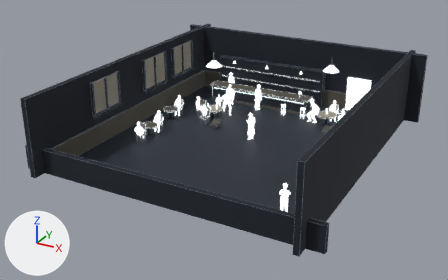
Two versions of the FBX model UnityClient/Assets/Resources/City/Places/醉客互相叫骂.fbx, one commit apart.
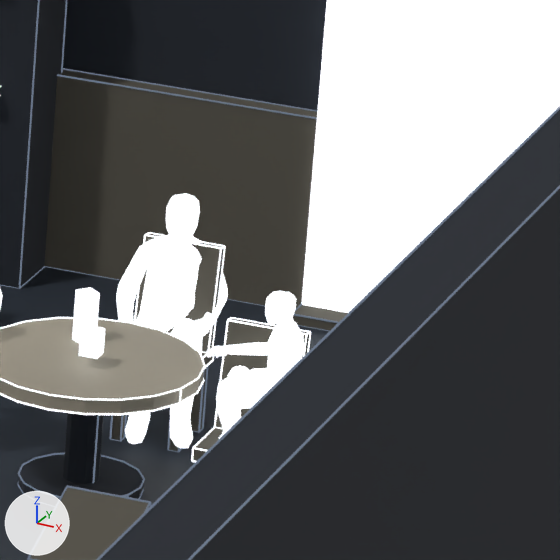
The first picture shows the older version from a 50 mm lens placed at (1075.8, 919.2, 15.3), pointed at (1059.5, 948.9, 0.5). The close-ups show the older and then the newer version on the part from 71% to 82% of the width and 30% to 47% of the height of that picture. Only the edits that show in the close-ups are written down. The axes (+X, +Y, +Z) are drawn at lower left. The lights are the same throughout. Where no turn or scale is listed for an object, it has been applied to the vertices. Vertices at exactly the same position are counted once.

In view in the first close-up: '东桌台面', '东桌柱', '东椅东椅背', '东椅北椅背', '东椅北腿-1-1', '东椅北腿1-1', '东椅北腿11', '东椅翻椅背', '右墙.003', '吧台背柜', '地板', '壳_东桌醉客1', '壳_东桌醉客2', '壳_门框', '描线_focus_醉客互相叫骂', '描线_focus_醉客互相叫骂_暗', '远墙.001', '远墙护墙' and 5 more.
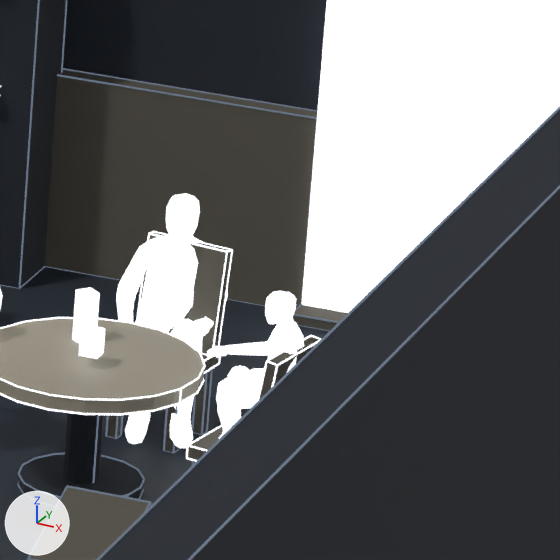
Where the newer file only moved an object's origin or applied its transform, the numbers keep the older frame.

Pixel boxes (x1, y1, x2, y2) of what changed, in the close-ups (560 x 560 px; the box of a moved part takes in the faces that stretch with it):
'描线_focus_醉客互相叫骂', reshaped: before (0, 86, 311, 462); after (0, 86, 321, 462)
'东椅北椅背', reshaped: before (136, 234, 224, 352); after (139, 233, 231, 354)
'东椅东椅背', reshaped: before (216, 319, 309, 428); after (259, 337, 318, 400)
'东椅北腿11', moved, turned: before (191, 367, 207, 431); after (193, 370, 211, 434)
'东椅北腿-1-1', moved: before (111, 415, 125, 440); after (107, 415, 122, 438)
'东椅北腿1-1', moved: before (169, 438, 181, 451); after (165, 406, 178, 452)
part 2 of me_描线_focus_醉客互相叫骂_mesh_001, moved or reshaped: before (214, 317, 232, 427); after (213, 249, 233, 357)
part 3 of me_描线_focus_醉客互相叫骂_mesh_001, moved or reshaped (not visible afterwards): before (232, 317, 309, 332)
part 4 of me_描线_focus_醉客互相叫骂_mesh_001, moved or reshaped: before (207, 245, 226, 351); after (256, 360, 278, 403)
part 5 of me_描线_focus_醉客互相叫骂_mesh_001, deleted: before (149, 232, 224, 246)
part 6 of me_描线_focus_醉客互相叫骂_mesh_001, moved or reshaped: before (145, 234, 311, 462); after (149, 231, 321, 462)
part 8 of me_描线_focus_醉客互相叫骂_暗_mesh_001, added: after (201, 372, 208, 435)
part 9 of me_描线_focus_醉客互相叫骂_暗_mesh_001, added: after (206, 369, 213, 432)
part 10 of me_描线_focus_醉客互相叫骂_暗_mesh_001, moved or reshaped (mostly hidden): before (109, 366, 208, 449); after (107, 410, 207, 466)

What changed in the scene script:
```text
Change me_东椅东椅背_001:
    remove me_东椅东椅背_001.from_pydata(...)  # 8 vertices, 12 faces; spans x -0.22..0.22, y -0.071..0.071, z -0.301..0.301
    add me_东椅东椅背_001.from_pydata(...)  # 8 vertices, 12 faces; spans x 0.085..0.309, y -0.484..0.014, z -0.301..0.301
    me_东椅东椅背_001 part 1
    me_东椅东椅背_001.vertices[0].co: (-0.22, -0.071, -0.293) -> (0.168, 0.014, -0.293)  # pixel (215, 427) -> not seen
    me_东椅东椅背_001.vertices[1].co: (-0.22, 0.012, 0.301) -> (0.25, 0.0, 0.301)  # pixel (228, 320) -> pixel (310, 336)
    me_东椅东椅背_001.vertices[2].co: (-0.22, -0.012, -0.301) -> (0.227, 0.004, -0.301)
    me_东椅东椅背_001.vertices[3].co: (-0.22, 0.071, 0.293) -> (0.309, -0.011, 0.293)  # pixel (231, 318) -> pixel (320, 340)
    me_东椅东椅背_001.vertices[4].co: (0.22, -0.071, -0.293) -> (0.085, -0.459, -0.293)
    me_东椅东椅背_001.vertices[5].co: (0.22, 0.012, 0.301) -> (0.167, -0.473, 0.301)  # pixel (306, 334) -> pixel (267, 361)
    me_东椅东椅背_001.vertices[6].co: (0.22, -0.012, -0.301) -> (0.143, -0.469, -0.301)
    me_东椅东椅背_001.vertices[7].co: (0.22, 0.071, 0.293) -> (0.226, -0.484, 0.293)  # pixel (309, 332) -> pixel (277, 365)
Change me_描线_focus_醉客互相叫骂_mesh_001:
    remove me_描线_focus_醉客互相叫骂_mesh_001.from_pydata(...)  # 5164 vertices, 7344 faces; spans x -7.5..7.5, y -8.5..8.5, z -0.2..2.0
    add me_描线_focus_醉客互相叫骂_mesh_001.from_pydata(...)  # 5244 vertices, 7344 faces; spans x -7.5..7.5, y -8.5..8.5, z -0.2..2.0
    me_描线_focus_醉客互相叫骂_mesh_001 part 2: the loose piece of 40 vertices spanning x 4.3, y 5.2..5.4, z 0.5..1.1 is moved by (-0.4, 1.0, 0.0)
    me_描线_focus_醉客互相叫骂_mesh_001 part 3: the loose piece of 12 vertices spanning x 4.3..4.8, y 5.4, z 1.1 is multiplied about its middle by the matrix ((0.0, -0.169, 0.0), (0.0, 0.0, -0.169), (0.169, 0.0, 0.0)), then moved by (0.2, -0.6, -0.6)
    me_描线_focus_醉客互相叫骂_mesh_001 part 4: the loose piece of 40 vertices spanning x 3.9, y 6.3..6.4, z 0.5..1.1 is moved by (0.8, -1.5, 0.0)
    me_描线_focus_醉客互相叫骂_mesh_001 part 5: the loose piece of 12 vertices spanning x 3.5..3.9, y 6.4, z 1.1 is deleted
    me_描线_focus_醉客互相叫骂_mesh_001 part 6: 6 vertices moved from x 3.5..4.8, y 4.9..6.4, z 0.5..1.1 to x 3.5..4.7, y 4.8..6.4, z 0.5..1.1; 165 vertices removed from x 3.5..4.8, y 4.9..6.4, z 0.4..1.1; 209 vertices added at x 3.4..4.9, y 4.8..6.5, z 0.4..1.1
    other edits to the shape of me_描线_focus_醉客互相叫骂_mesh_001 do not show in these pictures
Change me_东椅北椅背_001:
    remove me_东椅北椅背_001.from_pydata(...)  # 8 vertices, 12 faces; spans x -0.22..0.22, y -0.071..0.071, z -0.301..0.301
    add me_东椅北椅背_001.from_pydata(...)  # 8 vertices, 12 faces; spans x -0.22..0.275, y -0.106..0.102, z -0.301..0.301
    me_东椅北椅背_001 part 7
    me_东椅北椅背_001.vertices[0].co: (-0.22, -0.071, -0.293) -> (-0.22, -0.039, -0.293)
    me_东椅北椅背_001.vertices[1].co: (-0.22, 0.012, 0.301) -> (-0.208, 0.043, 0.301)  # pixel (145, 235) -> pixel (149, 233)
    me_东椅北椅背_001.vertices[2].co: (-0.22, -0.012, -0.301) -> (-0.212, 0.02, -0.301)
    me_东椅北椅背_001.vertices[3].co: (-0.22, 0.071, 0.293) -> (-0.2, 0.102, 0.293)  # pixel (149, 233) -> pixel (154, 232)
    me_东椅北椅背_001.vertices[4].co: (0.22, -0.071, -0.293) -> (0.256, -0.106, -0.293)  # pixel (207, 352) -> not seen
    me_东椅北椅背_001.vertices[5].co: (0.22, 0.012, 0.301) -> (0.267, -0.023, 0.301)  # pixel (220, 248) -> pixel (226, 251)
    me_东椅北椅背_001.vertices[6].co: (0.22, -0.012, -0.301) -> (0.264, -0.047, -0.301)
    me_东椅北椅背_001.vertices[7].co: (0.22, 0.071, 0.293) -> (0.275, 0.035, 0.293)  # pixel (224, 246) -> pixel (231, 250)
Change me_描线_focus_醉客互相叫骂_暗_mesh_001:
    remove me_描线_focus_醉客互相叫骂_暗_mesh_001.from_pydata(...)  # 10100 vertices, 12072 faces; spans x 1051.3..1068.7, y 940.5..959.5, z -0.1..4.5
    add me_描线_focus_醉客互相叫骂_暗_mesh_001.from_pydata(...)  # 10244 vertices, 12072 faces; spans x 1051.3..1068.7, y 940.5..959.5, z -0.1..4.5
    me_描线_focus_醉客互相叫骂_暗_mesh_001 part 8: the loose piece of 12 vertices spanning x 1063.9, y 956.3..956.4, z 0.0 is copied, and the copy is turned 90 degrees about the x axis through its middle and scaled by 7.14, then moved by (0.0, -0.1, 0.2); it spans x 1063.9, y 956.3, z 0.0..0.4
    me_描线_focus_醉客互相叫骂_暗_mesh_001 part 9: the loose piece of 12 vertices spanning x 1063.9, y 956.3..956.4, z 0.0 is copied, and the copy is turned 90 degrees about the x axis through its middle and scaled by 7.14, then moved by (0.0, 0.0, 0.2); it spans x 1063.9, y 956.3, z 0.0..0.4
    me_描线_focus_醉客互相叫骂_暗_mesh_001 part 10: 22 vertices moved within x 1063.5..1064.7, y 954.9..956.3, z 0.0..0.4; 322 vertices removed from x 1063.5..1064.8, y 954.9..956.4, z 0.0..0.4; 358 vertices added at x 1063.5..1064.8, y 954.9..956.4, z 0.0..0.4
    other edits to the shape of me_描线_focus_醉客互相叫骂_暗_mesh_001 do not show in these pictures
Change ob_东椅北腿1_1:
    ob_东椅北腿1_1.location: (3.87, 5.98, 0.22) -> (3.855, 5.957, 0.22)
Change ob_东椅北腿_1_1:
    ob_东椅北腿_1_1.location: (3.53, 5.98, 0.22) -> (3.498, 6.007, 0.22)
Change ob_东椅北腿11:
    ob_东椅北腿11.location: (3.87, 6.32, 0.22) -> (3.902, 6.293, 0.22)
    ob_东椅北腿11.rotation_euler: (0.0, 0.0, 0.0) -> (0.0, 0.0, -0.14)  # degrees (0, 0, 0) -> degrees (0, 0, -8)
```
